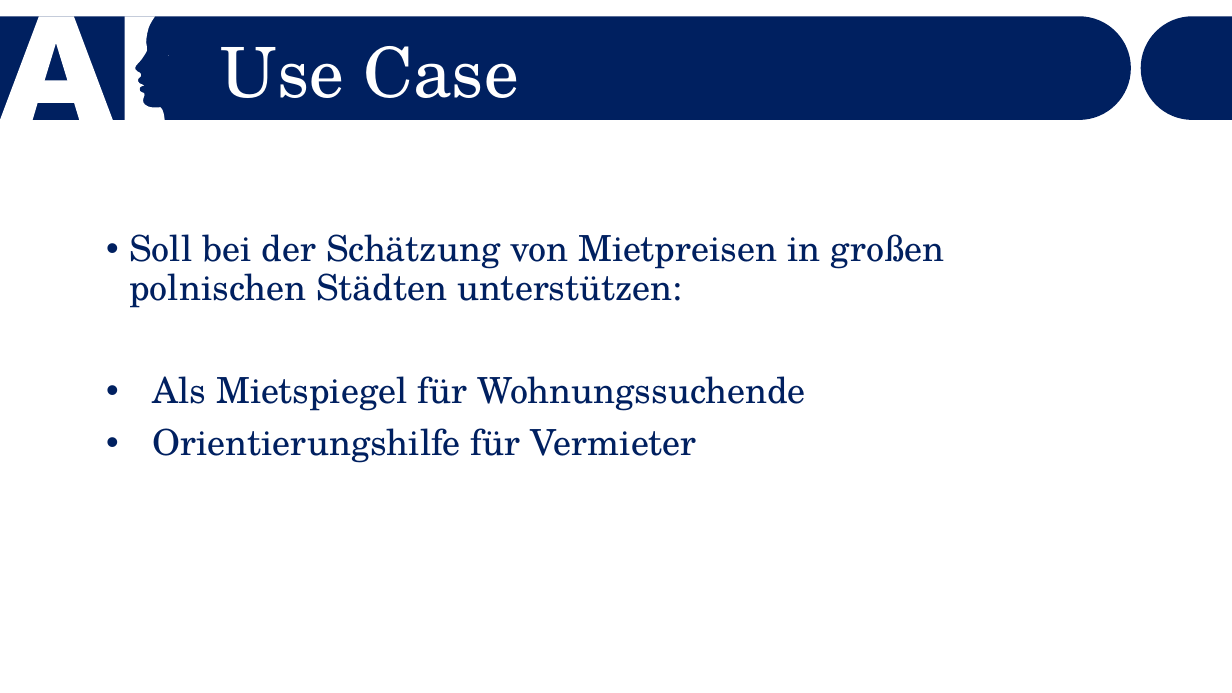
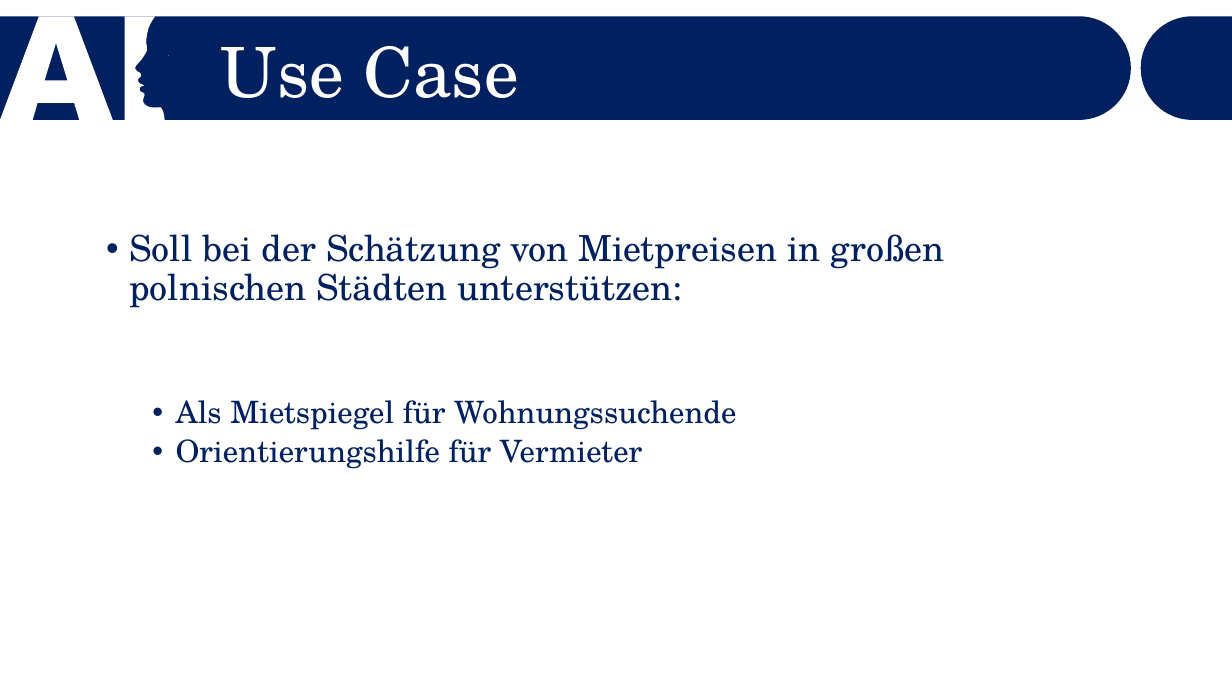
Before and after one commit to Dewin154/Projekt_Bauer, a slide deck: slide 2 of Mietspiegel_in_Polen.pptx. Drawn at 1232x693 pixels with LibreOffice and Linux fonts; fonts in the diff are those of the drawing. Boxes give left, top, right and bottom in pixels: in the first picture for what was removed or moved away, otherwise in the second. Text is boxed around its words. In the diff, an @@ line names an element or a change of style, - is before the commit and + after.

```diff
--- a/Mietspiegel_in_Polen.pptx
+++ b/Mietspiegel_in_Polen.pptx
@@ text at bbox=[176, 400, 736, 469]: size 28 to 24 pt in "Als Mietspiegel für Wohnungssuchende", "Orientierungshilfe für Vermieter"; list level 1 to 2 in "Als Mietspiegel für Wohnungssuchende"; list level 1 to 2 in "Orientierungshilfe für Vermieter" @@
```
Also in this commit, not shown: 3 other slides changed.
